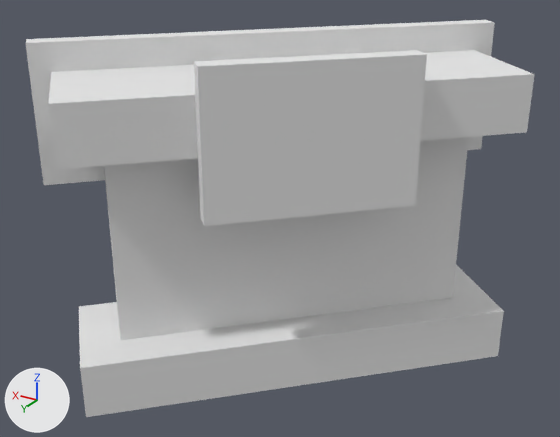
Two versions of the OBJ model src/main/resources/assets/nyasamarailway/models/rails/trd_rail_t.obj, one commit apart.
The view is the same before and after, from a 50 mm camera at (-16.93, 26.29, 8.77) aimed at (-3.43, 3.79, -2.48). The lights are fixed; the arrows at lower left show +X, +Y and +Z. Where no turn or scale is listed for an object, it has been applied to the vertices.

The first picture shows '0', '1', '2', '3', '4', '5'.
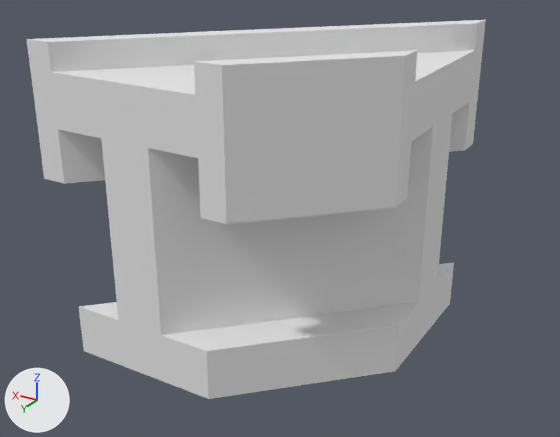
What changed in the scene script:
```text
Change me_0:
    where me_0.from_pydata(...)  # 8 vertices, 12 faces; spans x -9.0..1.0, y -1.0..9.0, z -6.0..1.0
    used by ob_0; location = (0.0, 0.0, 0.0)
    me_0 part 6
    me_0.vertices[4].co: (0.0, 9.0, 1.0) -> (-1.0, 8.0, 1.0)  # not seen -> pixel (147, 148)
    me_0.vertices[5].co: (-9.0, 0.0, 1.0) -> (-8.0, 1.0, 1.0)  # not seen -> pixel (433, 126)
    me_0.vertices[6].co: (0.0, 9.0, -6.0) -> (-1.0, 8.0, -6.0)  # pixel (120, 340) -> pixel (160, 335)
    me_0.vertices[7].co: (-9.0, 0.0, -6.0) -> (-8.0, 1.0, -6.0)  # pixel (452, 297) -> pixel (418, 301)
Change me_1:
    where me_1.from_pydata(...)  # 8 vertices, 12 faces; spans x -11.0..3.0, y -3.0..11.0, z 1.0..3.0
    used by ob_1; location = (0.0, 0.0, 0.0)
    me_1 part 1
    me_1.vertices[4].co: (0.0, 11.0, 3.0) -> (-3.0, 8.0, 3.0)  # pixel (48, 103) -> pixel (195, 94)
    me_1.vertices[5].co: (-11.0, 0.0, 3.0) -> (-8.0, 3.0, 3.0)  # pixel (534, 74) -> pixel (415, 81)
    me_1.vertices[6].co: (0.0, 11.0, 1.0) -> (-3.0, 8.0, 1.0)  # pixel (56, 169) -> pixel (198, 158)
    me_1.vertices[7].co: (-11.0, 0.0, 1.0) -> (-8.0, 3.0, 1.0)  # pixel (526, 132) -> pixel (411, 141)
Change me_2:
    used by ob_2; location = (0.0, 0.0, 0.0)
    remove me_2.from_pydata(...)  # 8 vertices, 12 faces; spans x -2.5..4.0, y 2.0..8.5, z -1.0..4.0
    add me_2.from_pydata(...)  # 8 vertices, 12 faces; spans x -8.0..-3.0, y 3.0..8.0, z -1.0..4.0
    me_2 part 2: the whole mesh is rebuilt
Change me_3:
    used by ob_3; location = (0.0, 0.0, 0.0)
    remove me_3.from_pydata(...)  # 8 vertices, 12 faces; spans x -8.5..-2.0, y -4.0..2.5, z -1.0..4.0
    add me_3.from_pydata(...)  # 8 vertices, 12 faces; spans x -8.0..3.0, y -3.0..8.0, z -8.0..-6.0
    me_3 part 3: the whole mesh is rebuilt
Change me_4:
    used by ob_4; location = (0.0, 0.0, 0.0)
    remove me_4.from_pydata(...)  # 8 vertices, 12 faces; spans x -8.5..-3.0, y 3.0..8.5, z -1.0..4.0
    add me_4.from_pydata(...)  # 8 vertices, 12 faces; spans x -2.5..4.0, y 2.0..8.0, z -1.0..4.0
    me_4 part 4: the whole mesh is rebuilt
Change me_5:
    used by ob_5; location = (0.0, 0.0, 0.0)
    remove me_5.from_pydata(...)  # 8 vertices, 12 faces; spans x -11.0..3.0, y -3.0..11.0, z -8.0..-6.0
    add me_5.from_pydata(...)  # 8 vertices, 12 faces; spans x -8.0..-2.0, y -4.0..2.5, z -1.0..4.0
    me_5 part 5: the whole mesh is rebuilt
```

Changed parts and their boxes (x1, y1, x2, y2) in the pictures (560 x 437 px; the box of a moved part takes in the faces that stretch with it):
'0', reshaped
    before: (104, 137, 469, 340)
    after: (101, 114, 452, 335)
'2', reshaped (10% narrower, 11% taller)
    before: (26, 29, 276, 185)
    after: (194, 50, 418, 224)
'5', reshaped
    before: (79, 265, 504, 417)
    after: (273, 20, 486, 152)
'3', reshaped
    before: (273, 20, 495, 150)
    after: (79, 262, 454, 399)
'1', reshaped (13% narrower, 9% shorter)
    before: (48, 50, 535, 169)
    after: (51, 50, 475, 158)
part 4 of me_4, moved or reshaped
    before: (194, 50, 427, 226)
    after: (27, 38, 208, 184)
